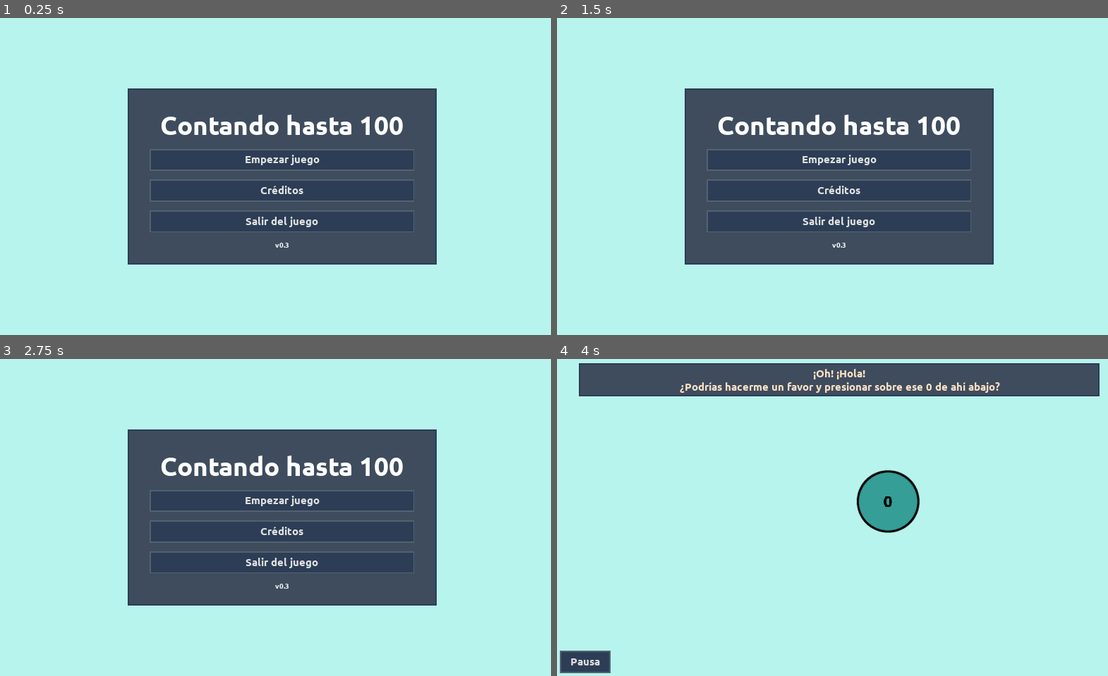
Above: before the commit, frames 1-4 (two rows, left to right).
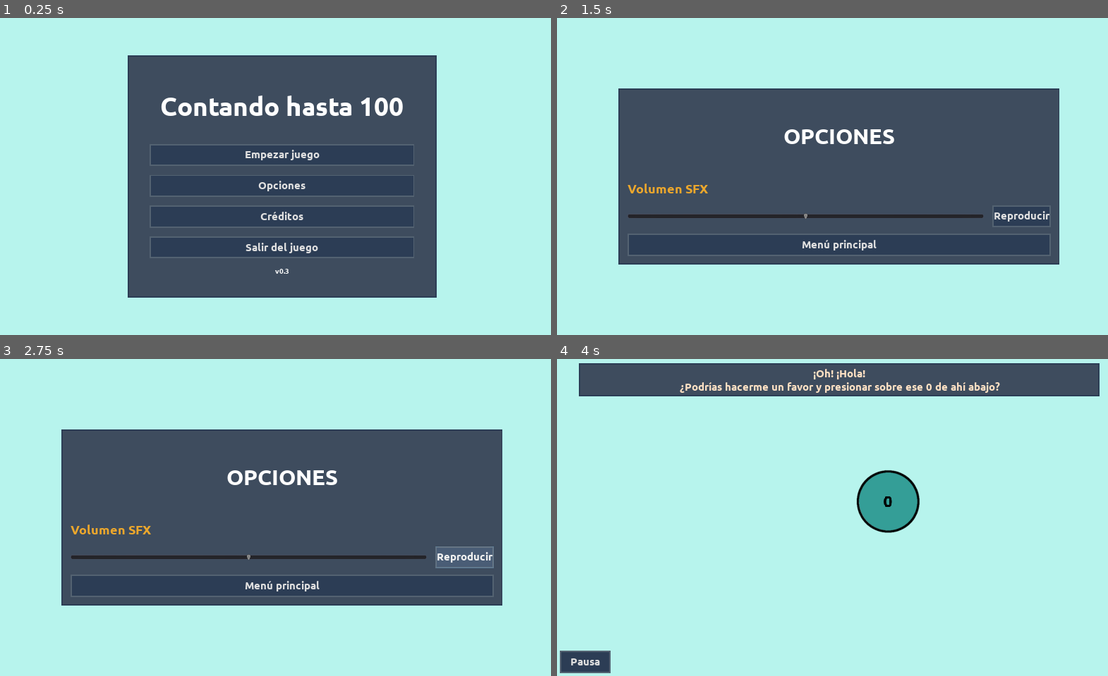
Above: after the commit, the same moments.

Repository: moisesjbc/contando-hasta-100
Game: Godot game, scene res://gui/main_menu/main_menu.tscn
Two runs of this game, one before a commit and one after it. Both use one fixed random seed, a clock stepped at 60 frames per second and the inputs below.
Inputs (mouse positions are in pixels of both pictures, inside the frame that each line leads up to):
- Up to frame 1 (0.25 s): no input
- Up to frame 2 (1.5 s): click (838, 186) at 0.5 s, where only the run after the commit has a clickable "Opciones"; click (838, 296) at 1.25 s, where only the run before the commit has a clickable "Volver al menú principal"
- Up to frame 3 (2.75 s): click (462, 555) at 2 s, where only the run after the commit has a clickable "Reproducir"
- Up to frame 4 (4 s): click (838, 587) at 2.75 s, where only the run after the commit has a clickable "Menú principal"; click "Empezar juego" at 3.5 s

The runs differ from the first frame. In frame 1, 16% of the frame differs, in the area x 23-80%, y 11-89%; in frame 2, 16%; in frame 3, 16%; in frame 4, nothing differs.

Commit message:
Add options menu including volume

Diff:
--- /dev/null
+++ b/godot-project/default_bus_layout.tres
@@ -0,0 +1,15 @@
+[gd_resource type="AudioBusLayout" format=2]
+
+[resource]
+bus/1/name = "SFX"
+bus/1/solo = false
+bus/1/mute = false
+bus/1/bypass_fx = false
+bus/1/volume_db = 0.0
+bus/1/send = "Master"
+bus/2/name = "music"
+bus/2/solo = false
+bus/2/mute = false
+bus/2/bypass_fx = false
+bus/2/volume_db = 0.0
+bus/2/send = "Master"
--- a/godot-project/gameplay/balls/numeric_ball/numeric_ball.tscn
+++ b/godot-project/gameplay/balls/numeric_ball/numeric_ball.tscn
@@ -198,10 +198,12 @@
 [node name="right_ball_selected" type="AudioStreamPlayer" parent="."]
 stream = ExtResource( 6 )
 volume_db = -15.0
+bus = "SFX"
 
 [node name="wrong_ball_selected" type="AudioStreamPlayer" parent="."]
 stream = ExtResource( 7 )
 volume_db = -15.0
+bus = "SFX"
 
 [connection signal="input_event" from="." to="." method="_on_numeric_ball_input_event"]
 [connection signal="animation_finished" from="animation_player" to="." method="_on_animation_player_animation_finished"]
--- a/godot-project/globals/button_pressed_sound/button_pressed_sound.tscn
+++ b/godot-project/globals/button_pressed_sound/button_pressed_sound.tscn
@@ -6,3 +6,4 @@
 pause_mode = 2
 stream = ExtResource( 1 )
 volume_db = -20.0
+bus = "SFX"
--- a/godot-project/gui/main_menu/main_menu.gd
+++ b/godot-project/gui/main_menu/main_menu.gd
@@ -15,3 +15,7 @@
 
 func _on_credits_menu_button_pressed():
 	get_tree().change_scene("res://gui/credits_menu/credits_menu.tscn")
+
+
+func _on_options_button_pressed():
+	get_tree().change_scene("res://gui/options_menu/options_menu.tscn")
--- a/godot-project/gui/main_menu/main_menu.tscn
+++ b/godot-project/gui/main_menu/main_menu.tscn
@@ -23,10 +23,10 @@
 
 [node name="panel" parent="center_container" instance=ExtResource( 1 )]
 margin_left = 290.0
-margin_top = 160.0
+margin_top = 85.0
 margin_right = 990.0
-margin_bottom = 560.0
-rect_min_size = Vector2( 700, 400 )
+margin_bottom = 635.0
+rect_min_size = Vector2( 700, 550 )
 
 [node name="margin_container" type="MarginContainer" parent="center_container/panel"]
 anchor_right = 1.0
@@ -40,12 +40,12 @@
 margin_left = 50.0
 margin_top = 50.0
 margin_right = 650.0
-margin_bottom = 367.0
+margin_bottom = 500.0
 custom_constants/separation = 20
 
-[node name="Label" type="Label" parent="center_container/panel/margin_container/vbox_container"]
+[node name="title" type="Label" parent="center_container/panel/margin_container/vbox_container"]
 margin_right = 600.0
-margin_bottom = 68.0
+margin_bottom = 131.0
 size_flags_horizontal = 3
 size_flags_vertical = 3
 custom_fonts/font = SubResource( 1 )
@@ -54,32 +54,39 @@
 valign = 1
 
 [node name="start_game_button" parent="center_container/panel/margin_container/vbox_container" instance=ExtResource( 3 )]
-margin_top = 88.0
+margin_top = 151.0
 margin_right = 600.0
-margin_bottom = 138.0
+margin_bottom = 201.0
 text = "Empezar juego"
 
+[node name="options_button" parent="center_container/panel/margin_container/vbox_container" instance=ExtResource( 3 )]
+margin_top = 221.0
+margin_right = 600.0
+margin_bottom = 271.0
+text = "Opciones"
+
 [node name="credits_menu_button" parent="center_container/panel/margin_container/vbox_container" instance=ExtResource( 3 )]
-margin_top = 158.0
+margin_top = 291.0
 margin_right = 600.0
-margin_bottom = 208.0
+margin_bottom = 341.0
 text = "Créditos"
 
 [node name="exit_game_button" parent="center_container/panel/margin_container/vbox_container" instance=ExtResource( 3 )]
-margin_top = 228.0
+margin_top = 361.0
 margin_right = 600.0
-margin_bottom = 278.0
+margin_bottom = 411.0
 text = "Salir del juego"
 
 [node name="version_label" type="Label" parent="center_container/panel/margin_container/vbox_container"]
-margin_top = 298.0
+margin_top = 431.0
 margin_right = 600.0
-margin_bottom = 317.0
+margin_bottom = 450.0
 custom_fonts/font = SubResource( 2 )
 text = "v0.3"
 align = 1
 valign = 1
 
 [connection signal="pressed" from="center_container/panel/margin_container/vbox_container/start_game_button" to="." method="_on_start_game_button_pressed"]
+[connection signal="pressed" from="center_container/panel/margin_container/vbox_container/options_button" to="." method="_on_options_button_pressed"]
 [connection signal="pressed" from="center_container/panel/margin_container/vbox_container/credits_menu_button" to="." method="_on_credits_menu_button_pressed"]
 [connection signal="pressed" from="center_container/panel/margin_container/vbox_container/exit_game_button" to="." method="_on_exit_game_button_pressed"]
--- /dev/null
+++ b/godot-project/gui/options_menu/options_menu.gd
@@ -0,0 +1,18 @@
+extends Control
+
+
+const SFX_VOLUME_RANGE = 20
+
+
+func _ready():
+	$center_container/panel/margin_container/vbox_container/sfx_volume_container/hbox_container/slider.value = (AudioServer.get_bus_volume_db(AudioServer.get_bus_index("SFX")) + SFX_VOLUME_RANGE) / (SFX_VOLUME_RANGE * 2) * 100
+
+
+func _on_sfx_slider_value_changed(value):
+	var volume = value / 100 * (SFX_VOLUME_RANGE * 2) - SFX_VOLUME_RANGE
+	AudioServer.set_bus_volume_db(AudioServer.get_bus_index("SFX"), volume)
+	AudioServer.set_bus_mute(AudioServer.get_bus_index("SFX"), volume < -19)
+
+
+func _on_main_menu_button_pressed():
+	get_tree().change_scene("res://gui/main_menu/main_menu.tscn")
--- /dev/null
+++ b/godot-project/gui/options_menu/options_menu.tscn
@@ -0,0 +1,99 @@
+[gd_scene load_steps=7 format=2]
+
+[ext_resource path="res://gui/panel/panel.tscn" type="PackedScene" id=1]
+[ext_resource path="res://fonts/Ubuntu-B.ttf" type="DynamicFontData" id=2]
+[ext_resource path="res://gui/options_menu/options_menu.gd" type="Script" id=3]
+[ext_resource path="res://gui/button/button.tscn" type="PackedScene" id=4]
+
+[sub_resource type="DynamicFont" id=1]
+size = 50
+font_data = ExtResource( 2 )
+
+[sub_resource type="DynamicFont" id=2]
+size = 30
+outline_color = Color( 0.92549, 0.654902, 0.172549, 1 )
+font_data = ExtResource( 2 )
+
+[node name="options_menu" type="Control"]
+anchor_right = 1.0
+anchor_bottom = 1.0
+script = ExtResource( 3 )
+
+[node name="center_container" type="CenterContainer" parent="."]
+anchor_right = 1.0
+anchor_bottom = 1.0
+
+[node name="panel" parent="center_container" instance=ExtResource( 1 )]
+margin_left = 140.0
+margin_top = 160.0
+margin_right = 1140.0
+margin_bottom = 560.0
+rect_min_size = Vector2( 1000, 400 )
+
+[node name="margin_container" type="MarginContainer" parent="center_container/panel"]
+anchor_right = 1.0
+anchor_bottom = 1.0
+custom_constants/margin_right = 20
+custom_constants/margin_top = 20
+custom_constants/margin_left = 20
+custom_constants/margin_bottom = 20
+
+[node name="vbox_container" type="VBoxContainer" parent="center_container/panel/margin_container"]
+margin_left = 20.0
+margin_top = 20.0
+margin_right = 980.0
+margin_bottom = 380.0
+custom_constants/separation = 15
+
+[node name="title" type="Label" parent="center_container/panel/margin_container/vbox_container"]
+margin_right = 960.0
+margin_bottom = 176.0
+size_flags_horizontal = 3
+size_flags_vertical = 3
+custom_fonts/font = SubResource( 1 )
+text = "OPCIONES"
+align = 1
+valign = 1
+
+[node name="sfx_volume_container" type="VBoxContainer" parent="center_container/panel/margin_container/vbox_container"]
+margin_top = 191.0
+margin_right = 960.0
+margin_bottom = 295.0
+size_flags_horizontal = 3
+custom_constants/separation = 20
+
+[node name="label" type="Label" parent="center_container/panel/margin_container/vbox_container/sfx_volume_container"]
+margin_right = 960.0
+margin_bottom = 34.0
+custom_colors/font_color = Color( 0.92549, 0.654902, 0.172549, 1 )
+custom_fonts/font = SubResource( 2 )
+text = "Volumen SFX"
+
+[node name="hbox_container" type="HBoxContainer" parent="center_container/panel/margin_container/vbox_container/sfx_volume_container"]
+margin_top = 54.0
+margin_right = 960.0
+margin_bottom = 104.0
+custom_constants/separation = 20
+
+[node name="slider" type="HSlider" parent="center_container/panel/margin_container/vbox_container/sfx_volume_container/hbox_container"]
+margin_right = 801.0
+margin_bottom = 50.0
+rect_min_size = Vector2( 550, 0 )
+size_flags_horizontal = 3
+size_flags_vertical = 3
+
+[node name="sample_sound_sfx" parent="center_container/panel/margin_container/vbox_container/sfx_volume_container/hbox_container" instance=ExtResource( 4 )]
+margin_left = 821.0
+margin_top = 0.0
+margin_right = 960.0
+margin_bottom = 50.0
+text = "Reproducir"
+
+[node name="main_menu_button" parent="center_container/panel/margin_container/vbox_container" instance=ExtResource( 4 )]
+margin_top = 310.0
+margin_right = 960.0
+margin_bottom = 360.0
+text = "Menú principal"
+
+[connection signal="value_changed" from="center_container/panel/margin_container/vbox_container/sfx_volume_container/hbox_container/slider" to="." method="_on_sfx_slider_value_changed"]
+[connection signal="pressed" from="center_container/panel/margin_container/vbox_container/main_menu_button" to="." method="_on_main_menu_button_pressed"]
